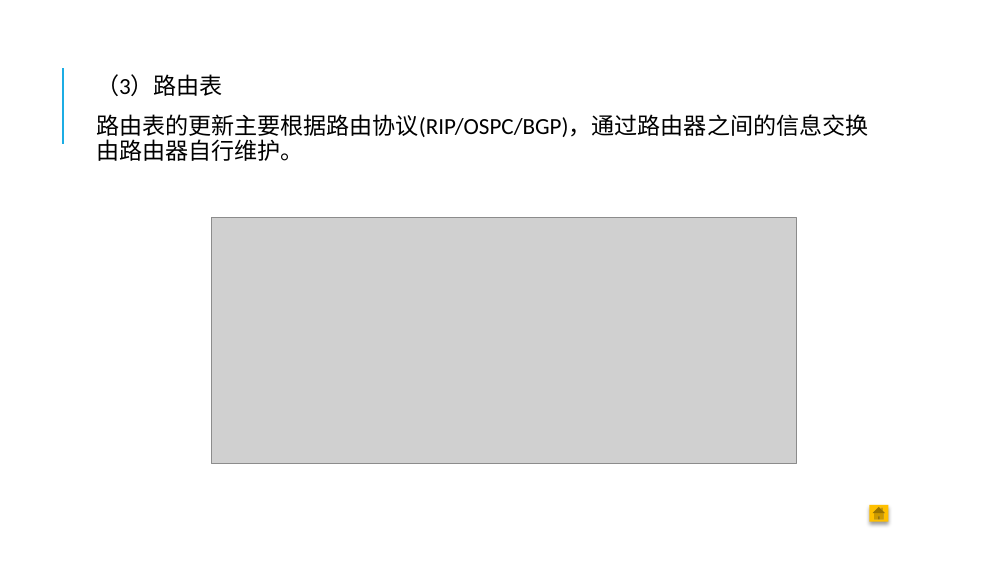
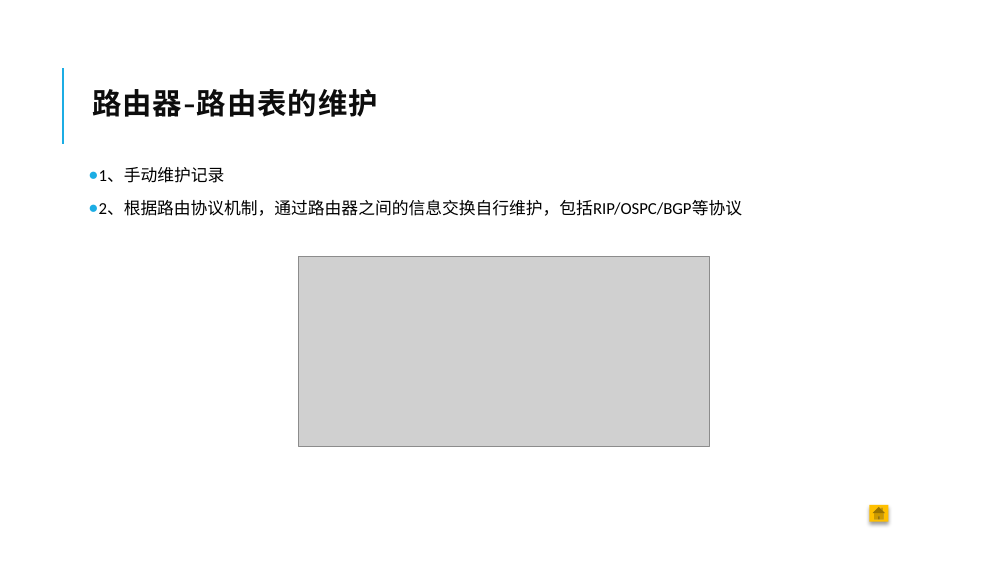
Before and after one commit to sleepingWhiteFish/CAGST, a slide deck: slide 52 of 网络是怎样连接的.pptx (slide 59 before the commit). Drawn at 1008x567 pixels with LibreOffice and Linux fonts; fonts in the diff are those of the drawing; grey boxes stand for pictures. Boxes give left, top, right and bottom in pixels: in the first picture for what was removed or moved away, otherwise in the second. Text is boxed around its words. In the diff, an @@ line names an element or a change of style, - is before the commit and + after.

```diff
--- a/网络是怎样连接的.pptx
+++ b/网络是怎样连接的.pptx
@@ title added at bbox=[92, 89, 378, 117], 28 pt, text #0D0D0D, bold @@
+路由器-路由表的维护
@@ text at bbox=[99, 168, 743, 216]: text changed; size 22 to 16 pt @@
-  （3）路由表
-  路由表的更新主要根据路由协议(RIP/OSPC/BGP)，通过路由器之间的信息交换由路由器自行维护。
+● 1、手动维护记录
+● 2、根据路由协议机制，通过路由器之间的信息交换自行维护，包括RIP/OSPC/BGP等协议
@@ picture: place and size @@
-picture at bbox=[211, 218, 797, 464]
+picture at bbox=[299, 256, 709, 447]
```
Also in this commit, not shown: 21 other slides changed, 6 slides added, 11 slides removed.
